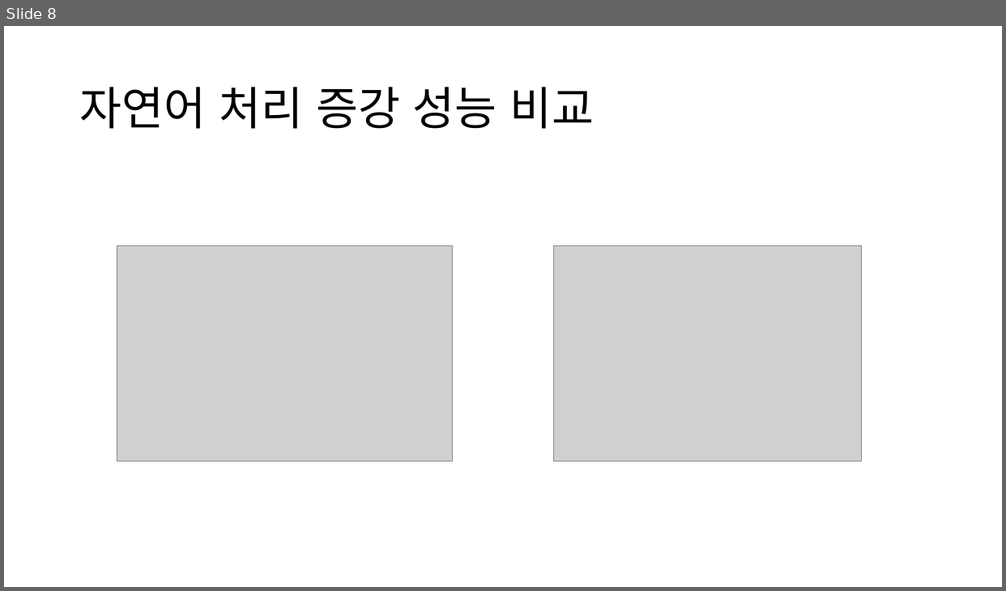
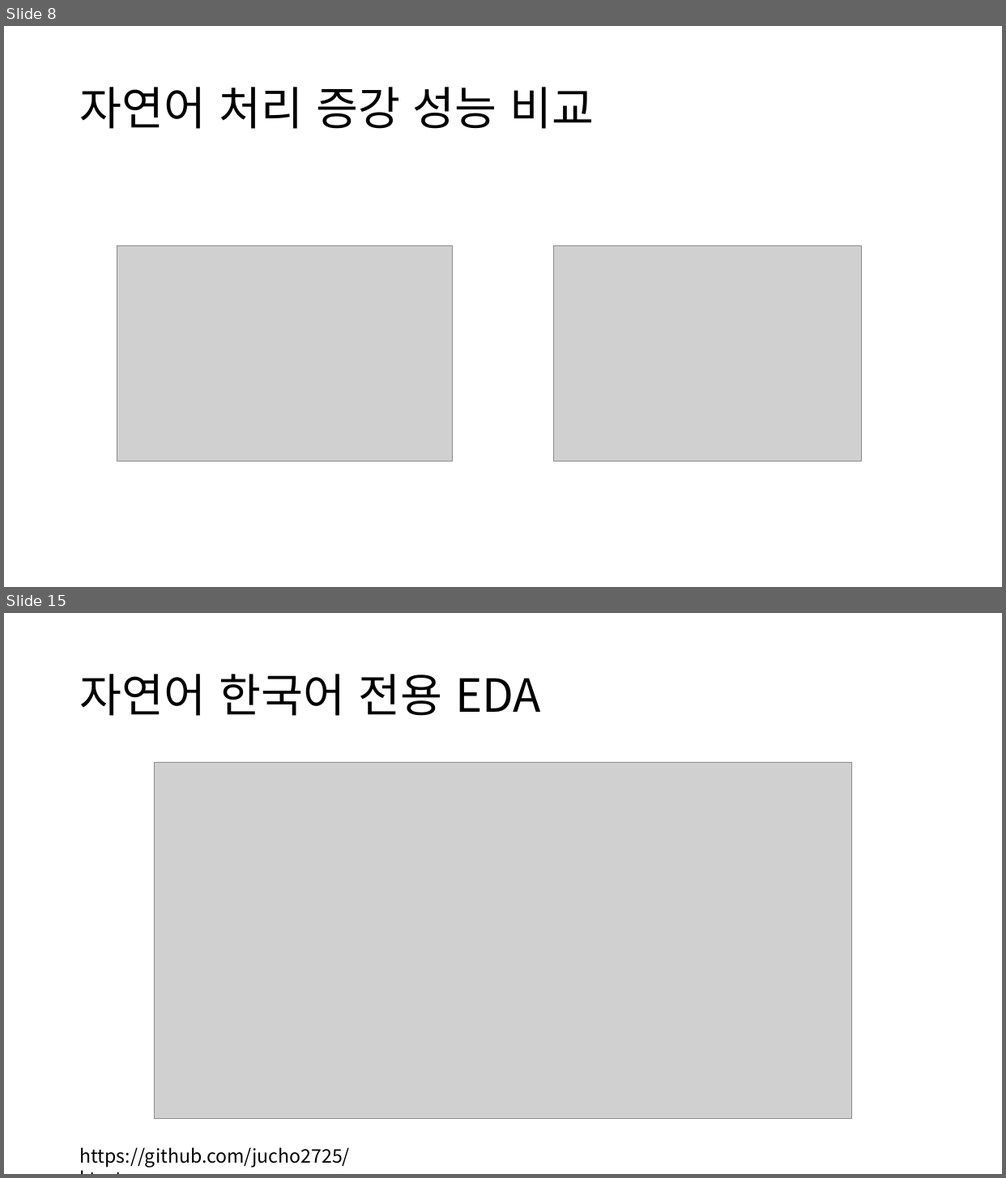
Before and after one commit to CSB-Songdo-International-Portfolio/2025-1_MLDL_course, a slide deck: AI 실전 4주차 - Data Augmentation.pptx. Shown one above the other, each under a label of ours: slide 8 before the commit, slides 8 and 15 after it; the slides between them are not shown. The pictures are 1006x591 and 1006x1178 pixels, drawn with LibreOffice and Linux fonts; fonts in the diff are those of the drawing; grey boxes stand for pictures. Boxes give left, top, right and bottom in pixels: in the first picture for what was removed or moved away, otherwise in the second. Text is boxed around its words. In the diff, an @@ line names an element or a change of style, - is before the commit and + after.

```diff
--- a/AI 실전 4주차 - Data Augmentation.pptx
+++ b/AI 실전 4주차 - Data Augmentation.pptx
@@ slide 15 added at (4, 613, 1002, 1174), background #FFFFFF @@
@@ title added at (80, 674, 541, 716), 44 pt, text #000000 @@
+자연어 한국어 전용 EDA
@@ picture added at (155, 763, 852, 1119) @@
@@ text added at (80, 1148, 350, 1168), 18 pt, text #000000 @@
+https://github.com/jucho2725/ktextaug
```
Also in this commit, not shown: 7 other slides added, 1 other file.
